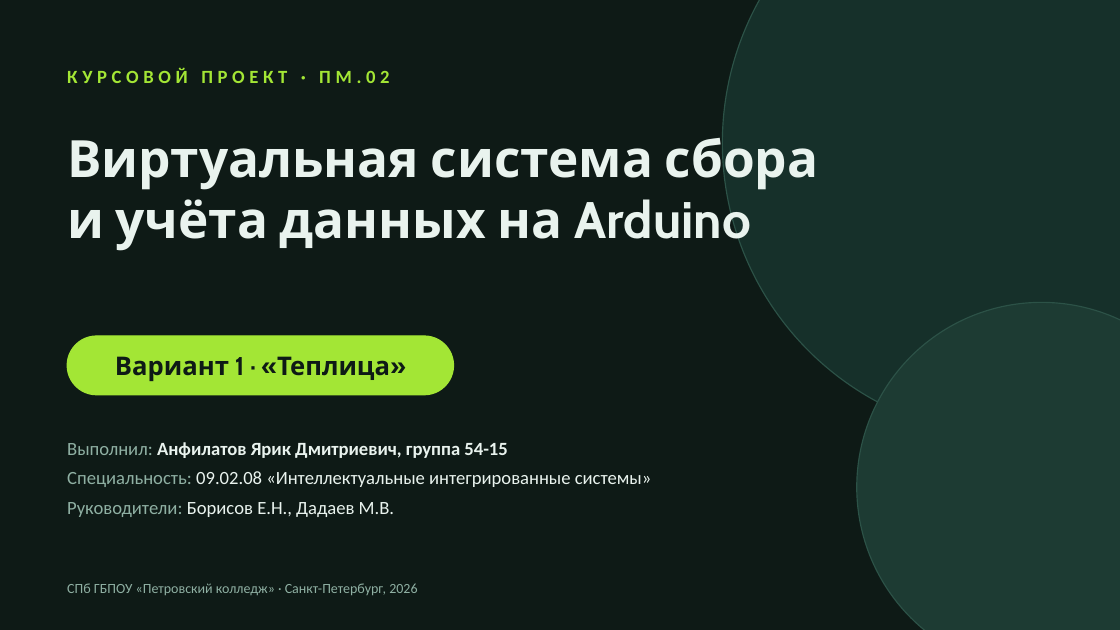
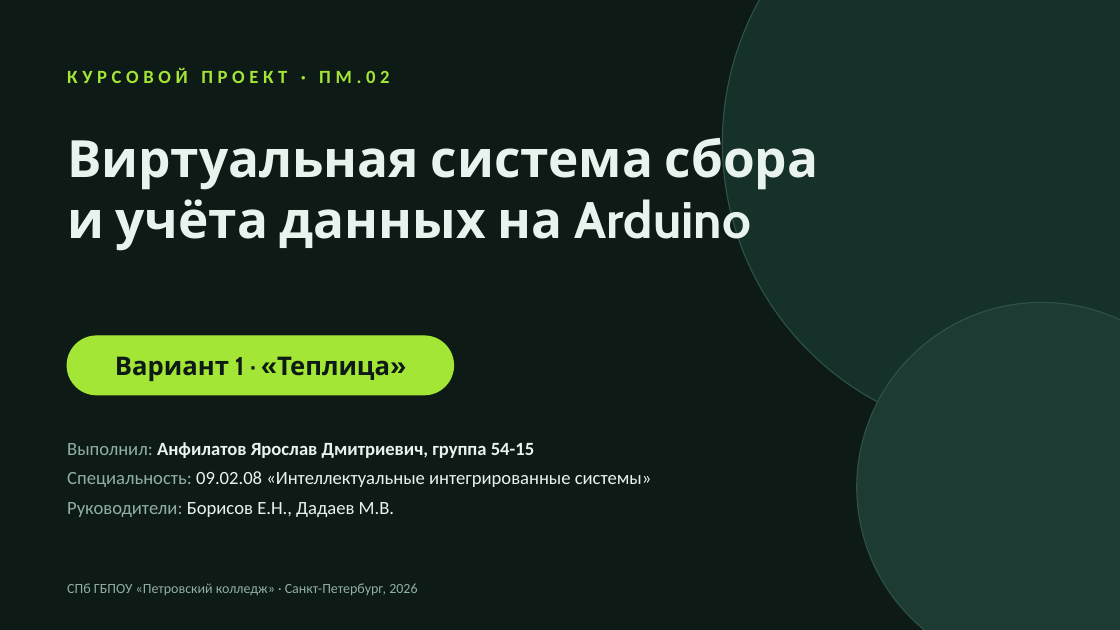
Before and after one commit to Klodun/anfilatov, a slide deck: slide 1 of docs/Презентация_Анфилатов_вариант1.pptx. Drawn at 1120x630 pixels with LibreOffice and Linux fonts; fonts in the diff are those of the drawing. Boxes give left, top, right and bottom in pixels: in the first picture for what was removed or moved away, otherwise in the second. Text is boxed around its words. In the diff, an @@ line names an element or a change of style, - is before the commit and + after.

Commit message:
Исправлено имя студента: Ярослав

```diff
--- a/docs/Презентация_Анфилатов_вариант1.pptx
+++ b/docs/Презентация_Анфилатов_вариант1.pptx
@@ text at bbox=[67, 442, 534, 458]: text changed @@
-Выполнил: Анфилатов Ярик Дмитриевич, группа 54-15
+Выполнил: Анфилатов Ярослав Дмитриевич, группа 54-15
```
Also in this commit, not shown: 11 other slides changed, 14 other files.
